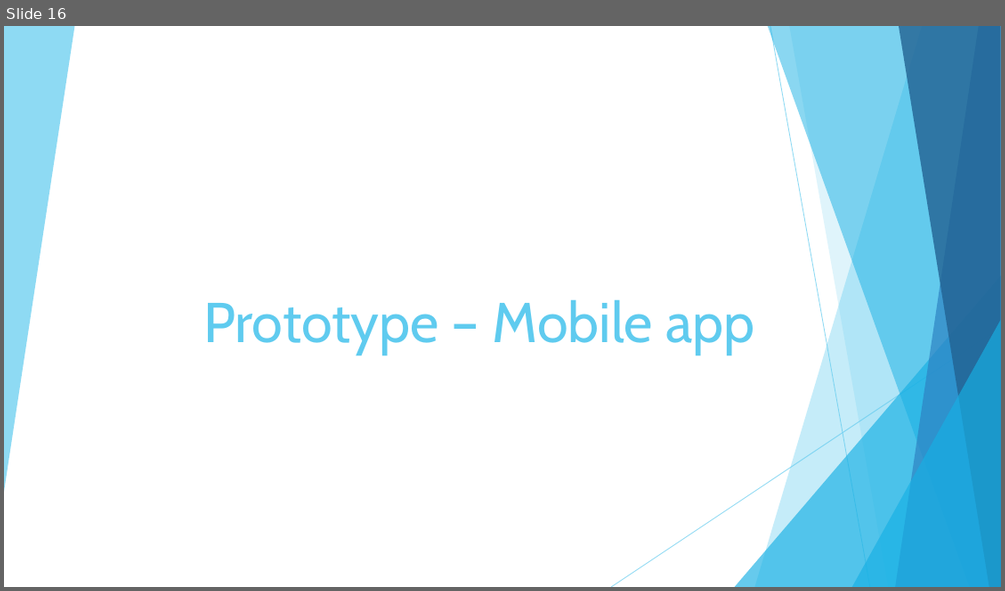
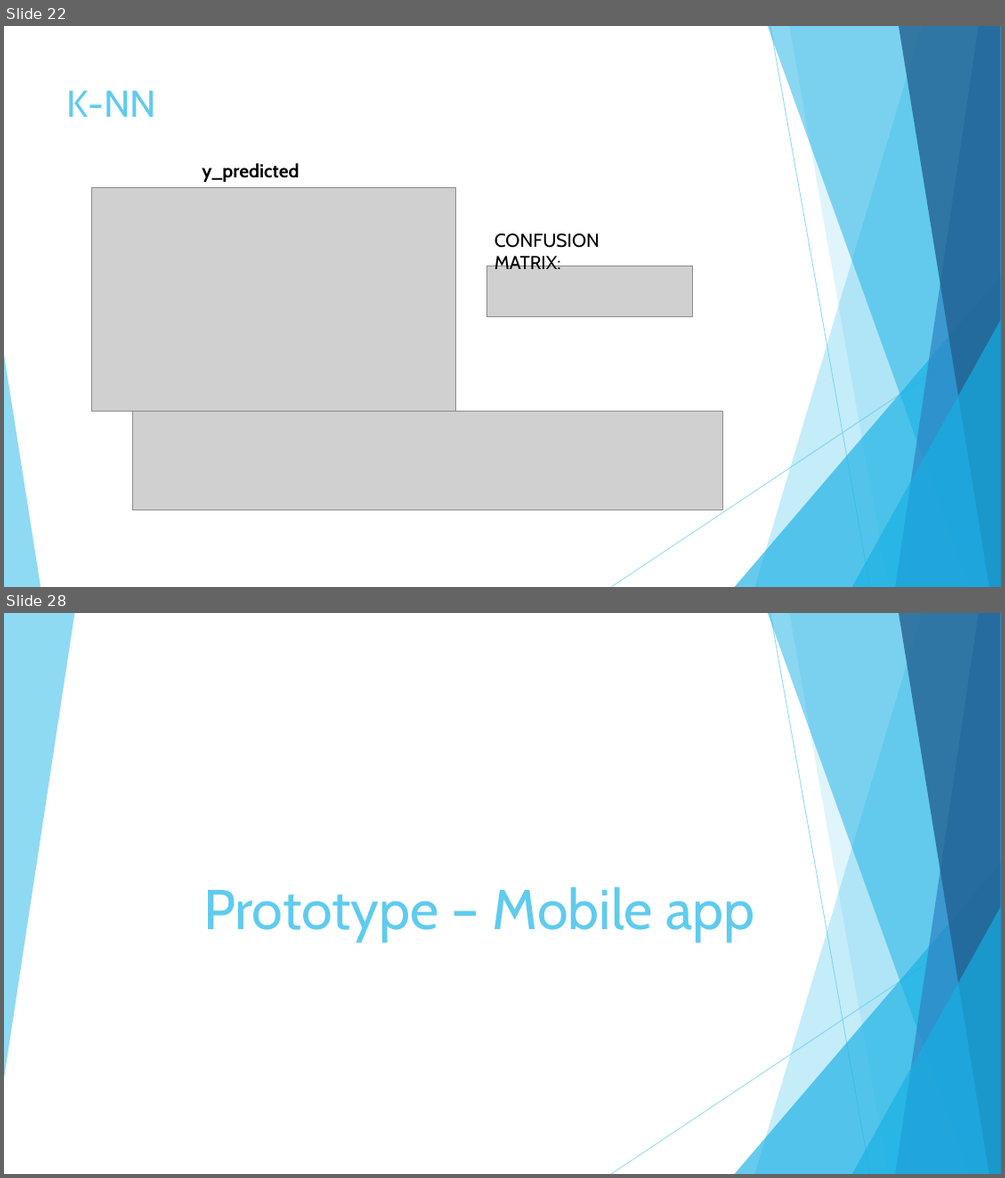
Before and after one commit to Riccardo95Facchini/DIL-2019, a slide deck: Presentation.pptx. Shown one above the other, each under a label of ours: slide 16 before the commit, slides 22 and 28 after it; the slides between them are not shown. The pictures are 1005x591 and 1005x1178 pixels, drawn with LibreOffice and Linux fonts; fonts in the diff are those of the drawing; grey boxes stand for pictures. Boxes give left, top, right and bottom in pixels: in the first picture for what was removed or moved away, otherwise in the second. Text is boxed around its words. In the diff, an @@ line names an element or a change of style, - is before the commit and + after.

```diff
--- a/Presentation.pptx
+++ b/Presentation.pptx
@@ slide 22 added at <box>4,26,1001,587</box>, background #FFFFFF; not listed: 9 template elements that a slide beside it also shows @@
@@ title added at <box>67,90,157,117</box>, 36 pt, text #5FCBEF @@
+K-NN
@@ text added at <box>202,163,299,182</box>, 18 pt, text #000000, bold @@
+y_predicted
@@ picture added at <box>92,187,455,411</box> @@
@@ text added at <box>494,233,599,269</box>, 18 pt, text #000000 @@
+CONFUSION MATRIX:
@@ picture added at <box>487,265,693,316</box> @@
@@ triangle added at <box>4,354,40,587</box>, fill #5FCBEF at 70% opacity @@
@@ picture added at <box>132,411,722,510</box> @@
@@ what was slide 16 is now slide 28 @@
```
Also in this commit, not shown: 5 slides changed, 12 other slides added, 1 slide removed.
